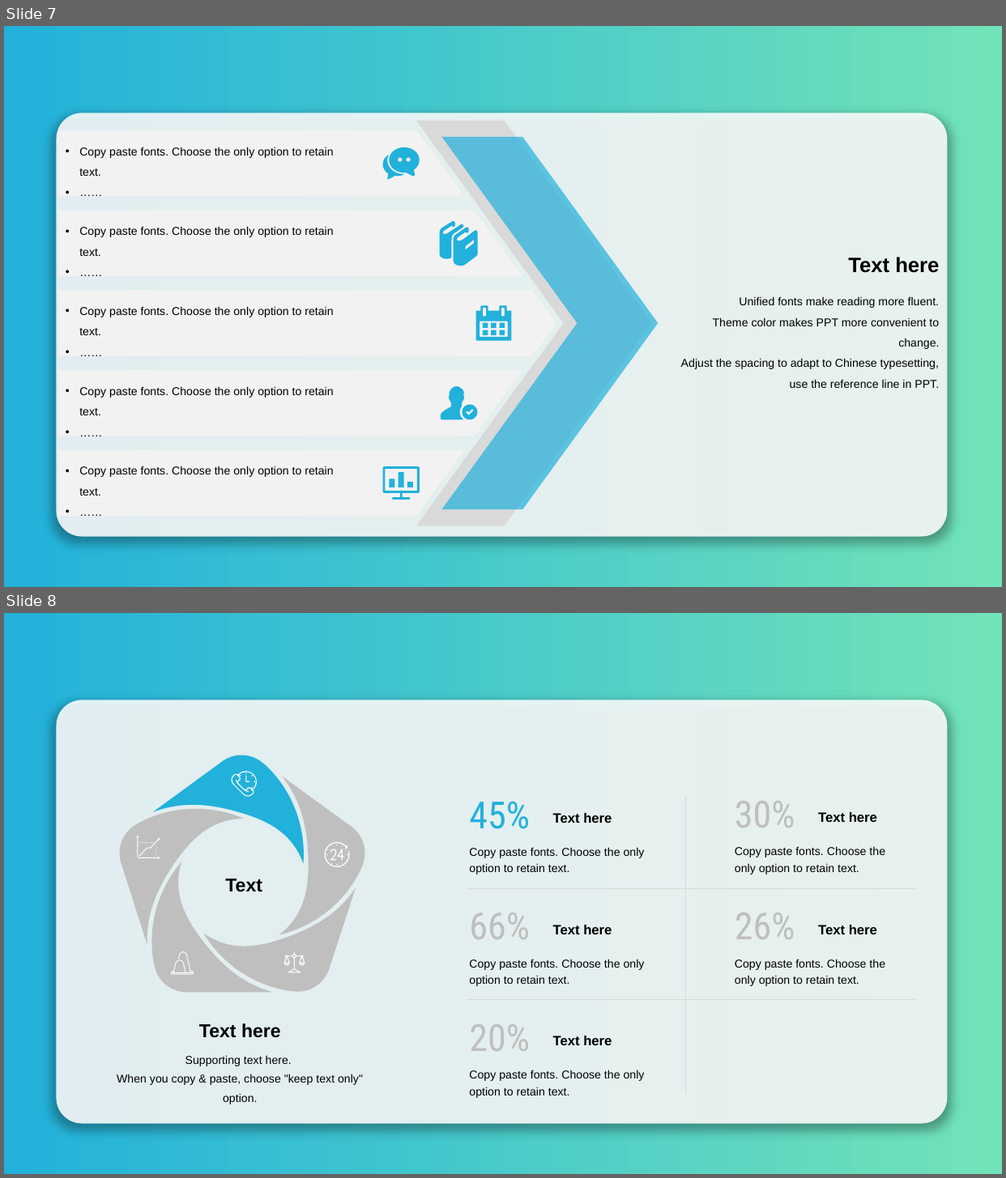
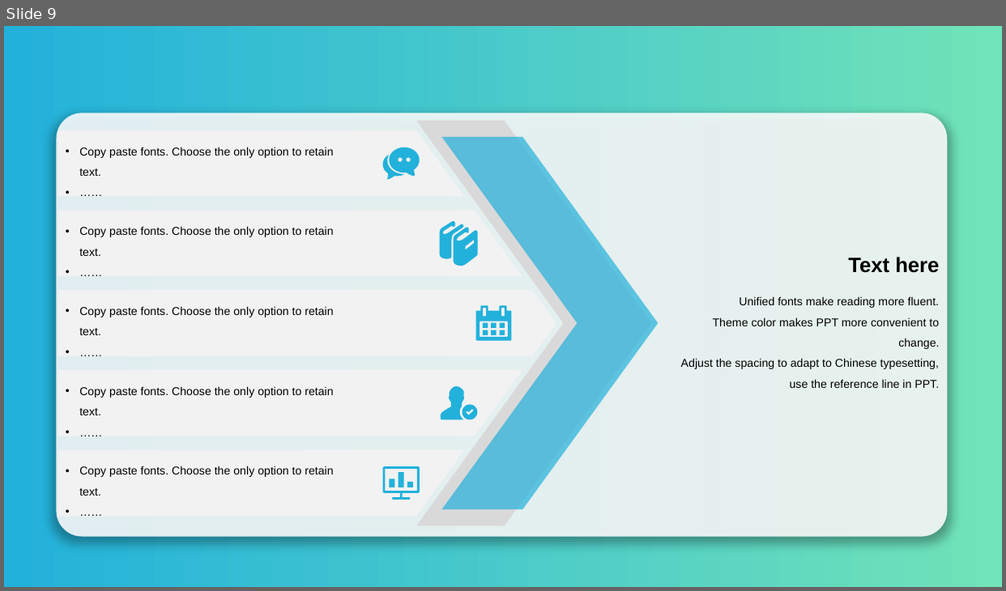
Before and after one commit to nanalilo/-PPT-, a slide deck: 生产中，工程造价管理基础一课通（四）.pptx. Shown one above the other, each under a label of ours: slides 7 and 8 before the commit, slide 9 after it. The pictures are 1006x1178 and 1006x591 pixels, drawn with LibreOffice and Linux fonts; fonts in the diff are those of the drawing; background and template pictures are left out. Boxes give left, top, right and bottom in pixels: in the first picture for what was removed or moved away, otherwise in the second. Text is boxed around its words. In the diff, an @@ line names an element or a change of style, - is before the commit and + after.

Commit message:
20181010pm2

```diff
--- a/生产中，工程造价管理基础一课通（四）.pptx
+++ b/生产中，工程造价管理基础一课通（四）.pptx
@@ slide 8 removed at [4,613,1002,1174], background #FFFFFF; not listed: 2 template elements that a slide beside it also shows @@
@@ group removed at [110,741,916,1105]: 18 texts, 10 freeform shapes, 3 lines @@
-Text
-Supporting text here.
-When you copy & paste, choose "keep text only" option.
-Text here
-Copy paste fonts. Choose the only option to retain text.
-45%
-Text here
-Copy paste fonts. Choose the only option to retain text.
-66%
-Text here
-Copy paste fonts. Choose the only option to retain text.
-26%
-Text here
-Copy paste fonts. Choose the only option to retain text.
-30%
-Text here
-Copy paste fonts. Choose the only option to retain text.
-20%
-Text here
@@ what was slide 7 is now slide 9 @@
```
Also in this commit, not shown: 1 slide changed, 2 slides added.
